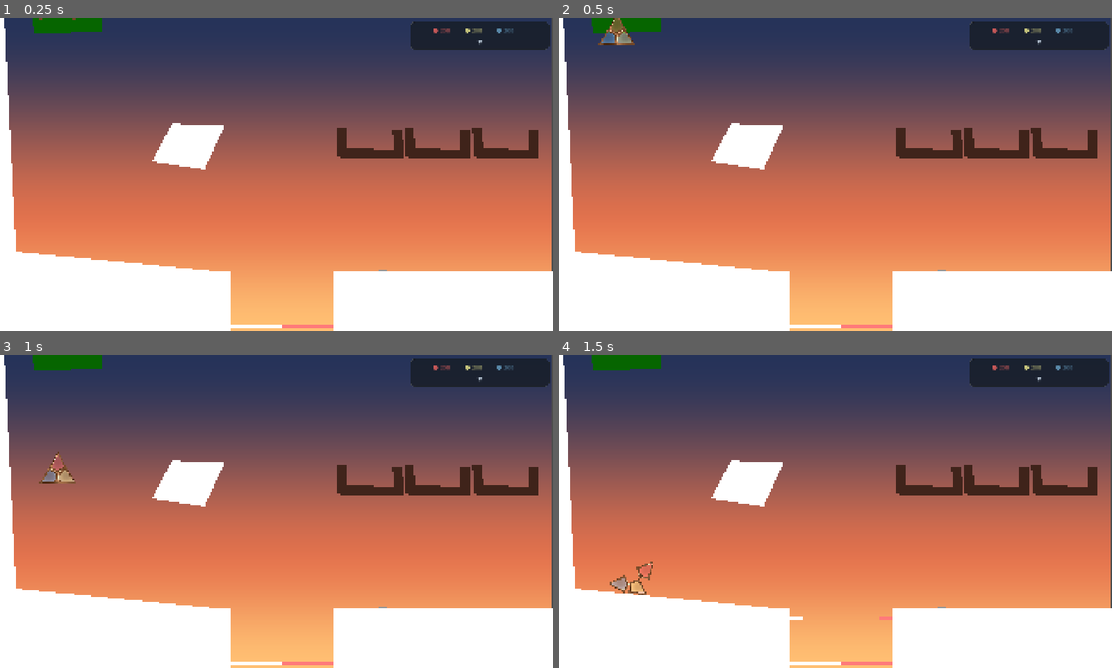
Above: before the commit, frames 1-4 (two rows, left to right).
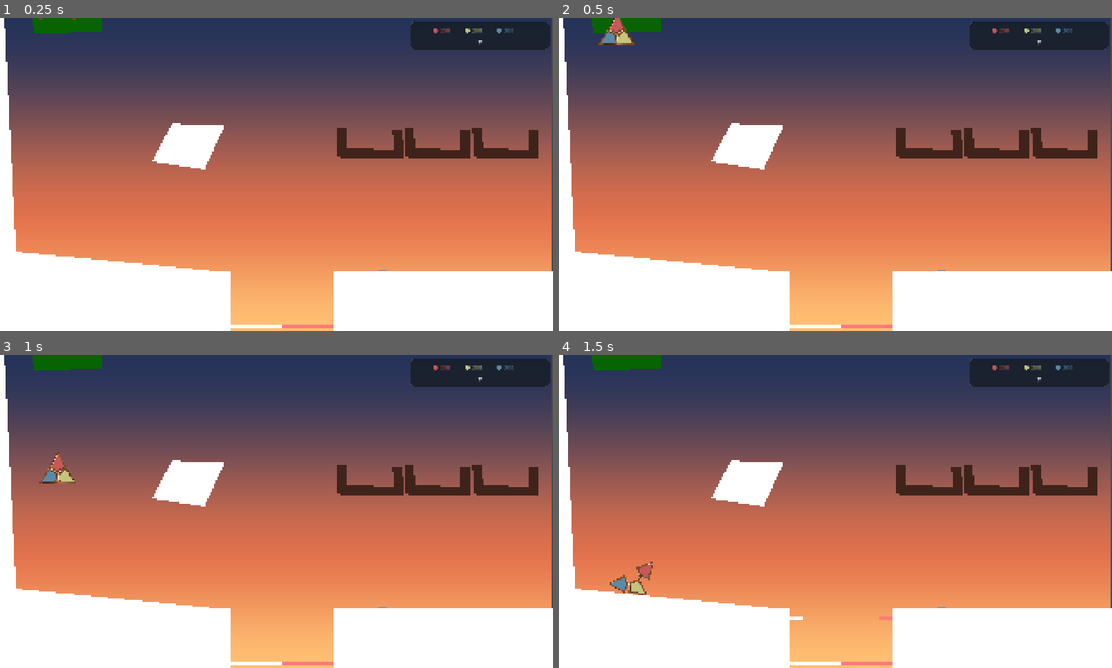
Above: after the commit, the same moments.

Repository: adambrock89/idle-glass
Game: Godot game, scene res://scenes/levels/fragment_manager.tscn
Same seed, same stepped clock (60 frames per second), same inputs: the game is played once before the commit and once after it.
Inputs (mouse positions are in pixels of both pictures, inside the frame that each line leads up to):
- Up to frame 1 (0.25 s): no input
- Up to frame 2 (0.5 s): no input
- Up to frame 3 (1 s): tap Enter at 0.5 s; move the mouse to (398, 495) at 0.52 s; tap G (toggle_generation) at 0.6 s; click (398, 495) at 0.67 s
- Up to frame 4 (1.5 s): move the mouse to (724, 527) at 1.27 s; tap C (toggle_hatch) at 1.35 s; click (724, 527) at 1.42 s

Frame 1 is identical in both runs. In frame 2, 0.2% of the frame differs, in the area x 8-14%, y 0-8%; in frame 3, 0.1%; in frame 4, 0.2%.

Commit message:
shape default strength 6.5

Diff:
--- a/src/systems/fragment_manager.gd
+++ b/src/systems/fragment_manager.gd
@@ -312,7 +312,7 @@
 					intersection_ccw
 				]
 		3:
-			zero_strength = 7.0
+			zero_strength = 6.5
 			if color in primary_colors:
 				poly_points = [
 					Vector2.UP.rotated(deg_to_rad(starting_angle + 30)) * zero_strength,
@@ -379,12 +379,11 @@
 
 	var mat := ShaderMaterial.new()
 	mat.shader = preload("res://assets/shaders/glass_fragment.gdshader")
-	var tint_color := cp.get_color_code()
-	tint_color.a = 0.35
-	mat.set_shader_parameter("tint_color", tint_color)
-	mat.set_shader_parameter("face_count", float(points.size()))
+	mat.set_shader_parameter("tint_color", cp.get_color_code())
+	mat.set_shader_parameter("object_rotation", inner.rotation)
 
 	inner.material = mat
+
 	var collision := CollisionPolygon2D.new()
 	collision.name = "CollisionPolygon2D_%s" % str(color_name)
 
